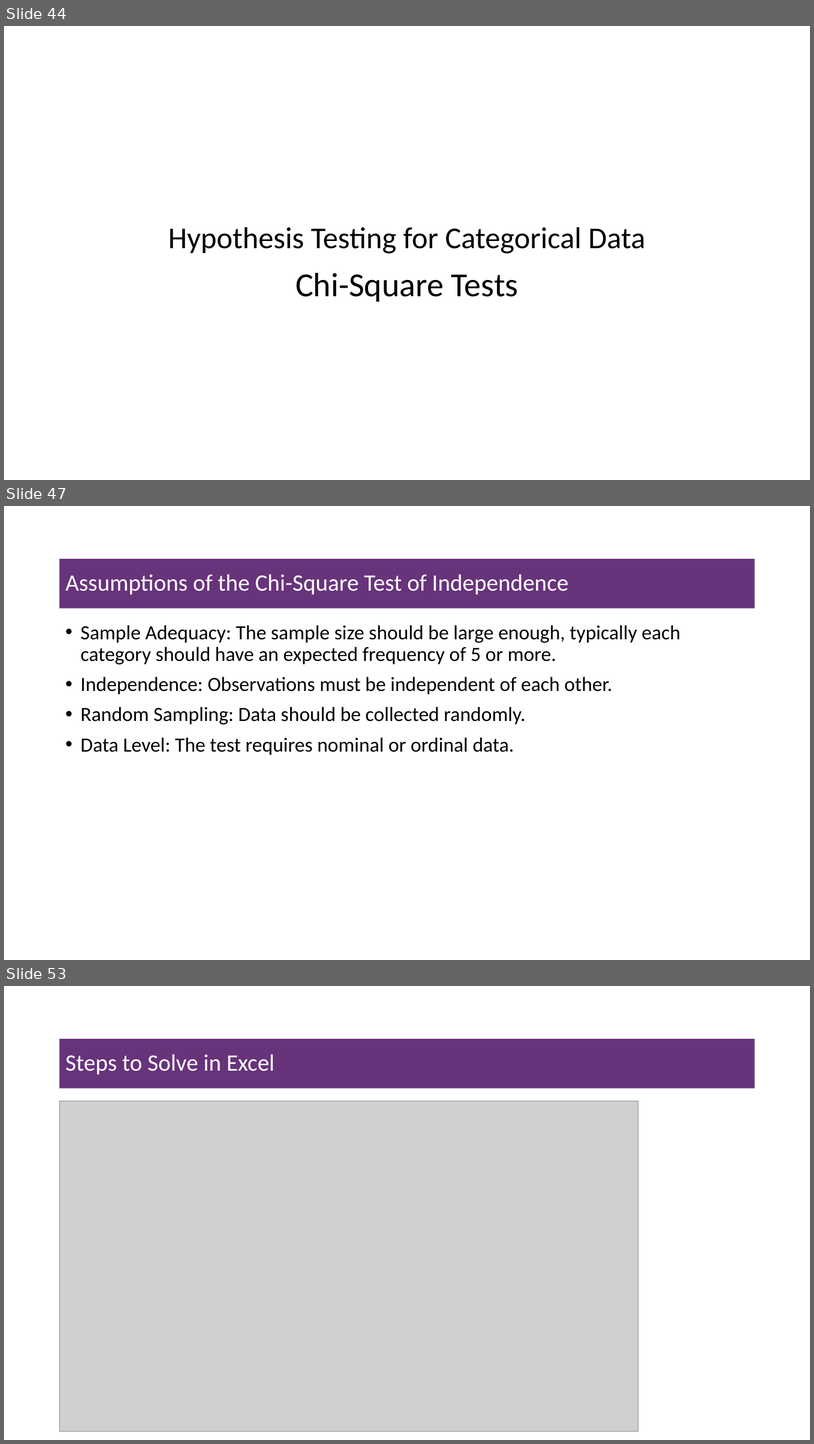
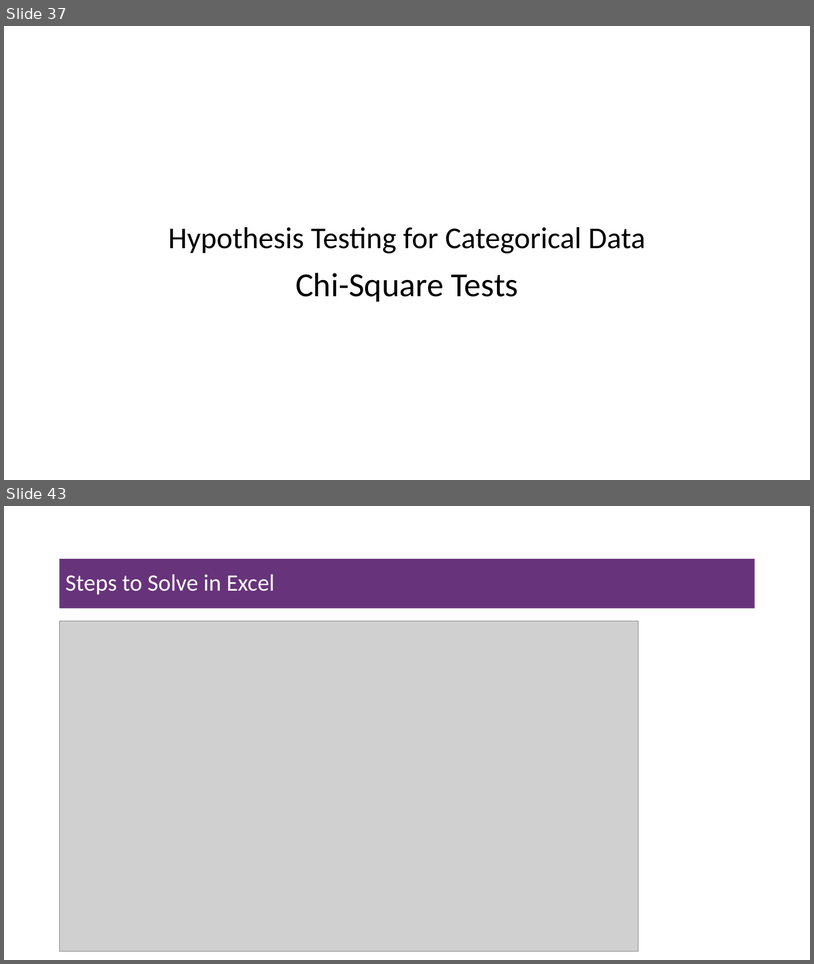
Before and after one commit to msfasha/307102-Descriptive-Statistics-for-Business, a slide deck: Part 2 - Inferential Statisitcs/Part 2.3 - Introduction to Hypothesis Testing/Part 2.3 - Introduction to Hypthesis Testing.pptx. Shown one above the other, each under a label of ours: slides 44, 47 and 53 before the commit, slides 37 and 43 after it; the slides between them are not shown. The pictures are 814x1444 and 814x964 pixels, drawn with LibreOffice and Linux fonts; fonts in the diff are those of the drawing; grey boxes stand for pictures; background and template pictures are left out. Boxes give left, top, right and bottom in pixels: in the first picture for what was removed or moved away, otherwise in the second. Text is boxed around its words. In the diff, an @@ line names an element or a change of style, - is before the commit and + after.

Commit message:
modify chi-square

```diff
--- a/Part 2 - Inferential Statisitcs/Part 2.3 - Introduction to Hypothesis Testing/Part 2.3 - Introduction to Hypthesis Testing.pptx
+++ b/Part 2 - Inferential Statisitcs/Part 2.3 - Introduction to Hypothesis Testing/Part 2.3 - Introduction to Hypthesis Testing.pptx
@@ slide 47 removed at (4, 506, 810, 960), background #FFFFFF @@
@@ title removed at (60, 559, 755, 608) @@
-Assumptions of the Chi-Square Test of Independence
@@ text removed at (81, 625, 681, 755) @@
-• Sample Adequacy: The sample size should be large enough, typically each category should have an expected frequency of 5 or more.
-• Independence: Observations must be independent of each other.
-• Random Sampling: Data should be collected randomly.
-• Data Level: The test requires nominal or ordinal data.
@@ what was slide 44 is now slide 37 @@
@@ what was slide 53 is now slide 43 @@
```
Also in this commit, not shown: 4 slides changed, 2 slides added, 3 other slides removed, 2 other files.
